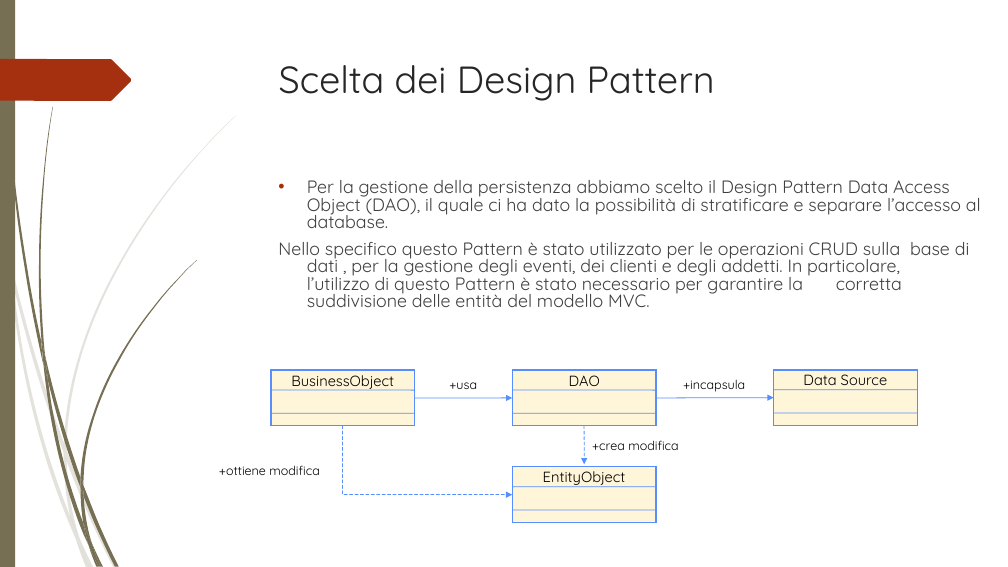
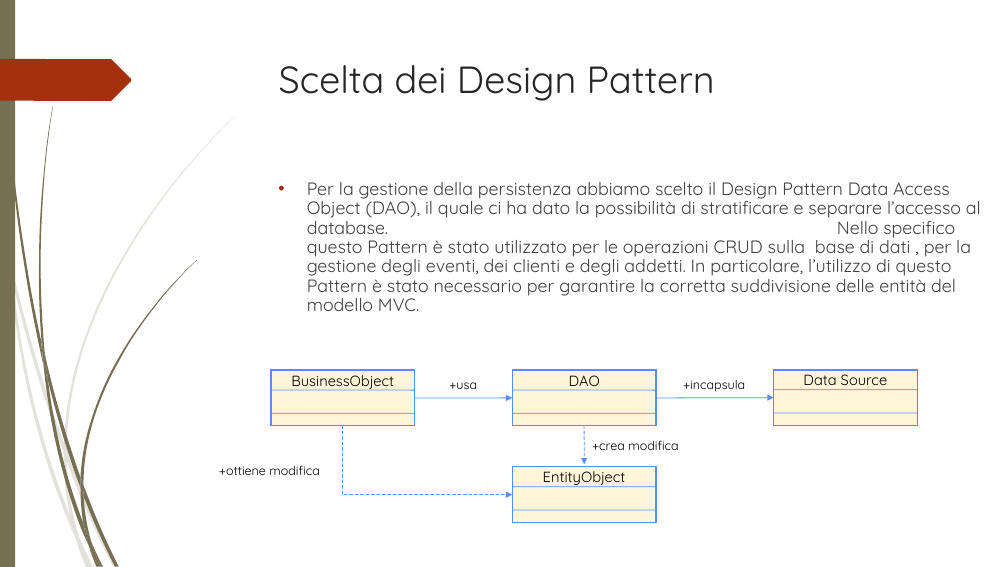
Before and after one commit to JimMinor/EventManager, a slide deck: slide 5 of Progetto/Presentazione/Event Manager.ppt. Drawn at 1008x567 pixels with LibreOffice and Linux fonts; fonts in the diff are those of the drawing; background and template pictures are left out. Boxes give left, top, right and bottom in pixels: in the first picture for what was removed or moved away, otherwise in the second. Text is boxed around its words. In the diff, an @@ line names an element or a change of style, - is before the commit and + after.

```diff
--- a/Progetto/Presentazione/Event Manager.ppt
+++ b/Progetto/Presentazione/Event Manager.ppt
@@ text at [307, 182, 981, 311]: text changed @@
-• Per la gestione della persistenza abbiamo scelto il Design Pattern Data Access Object (DAO), il quale ci ha dato la possibilità di stratificare e separare l’accesso al database.
-Nello specifico questo Pattern è stato utilizzato per le operazioni CRUD sulla base di dati , per la gestione degli eventi, dei clienti e degli addetti. In particolare, l’utilizzo di questo Pattern è stato necessario per garantire la corretta suddivisione delle entità del modello MVC.
+• Per la gestione della persistenza abbiamo scelto il Design Pattern Data Access Object (DAO), il quale ci ha dato la possibilità di stratificare e separare l’accesso al database. Nello specifico questo Pattern è stato utilizzato per le operazioni CRUD sulla base di dati , per la gestione degli eventi, dei clienti e degli addetti. In particolare, l’utilizzo di questo Pattern è stato necessario per garantire la corretta suddivisione delle entità del modello MVC.
```
Also in this commit, not shown: 1 other slide changed.
